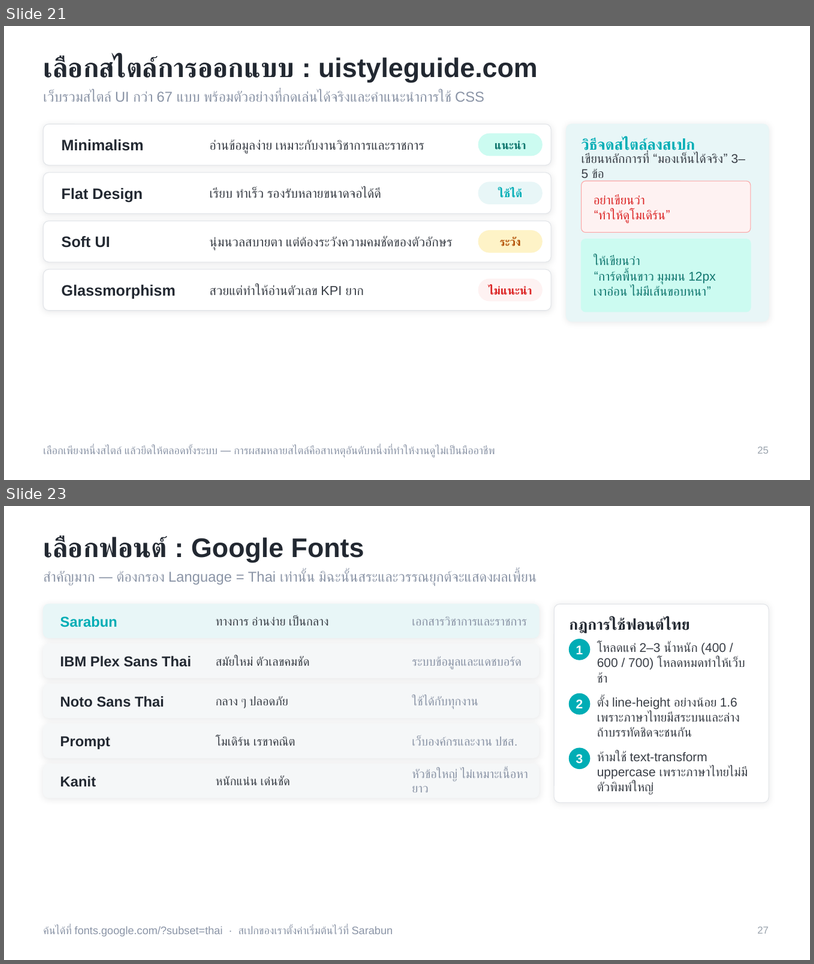
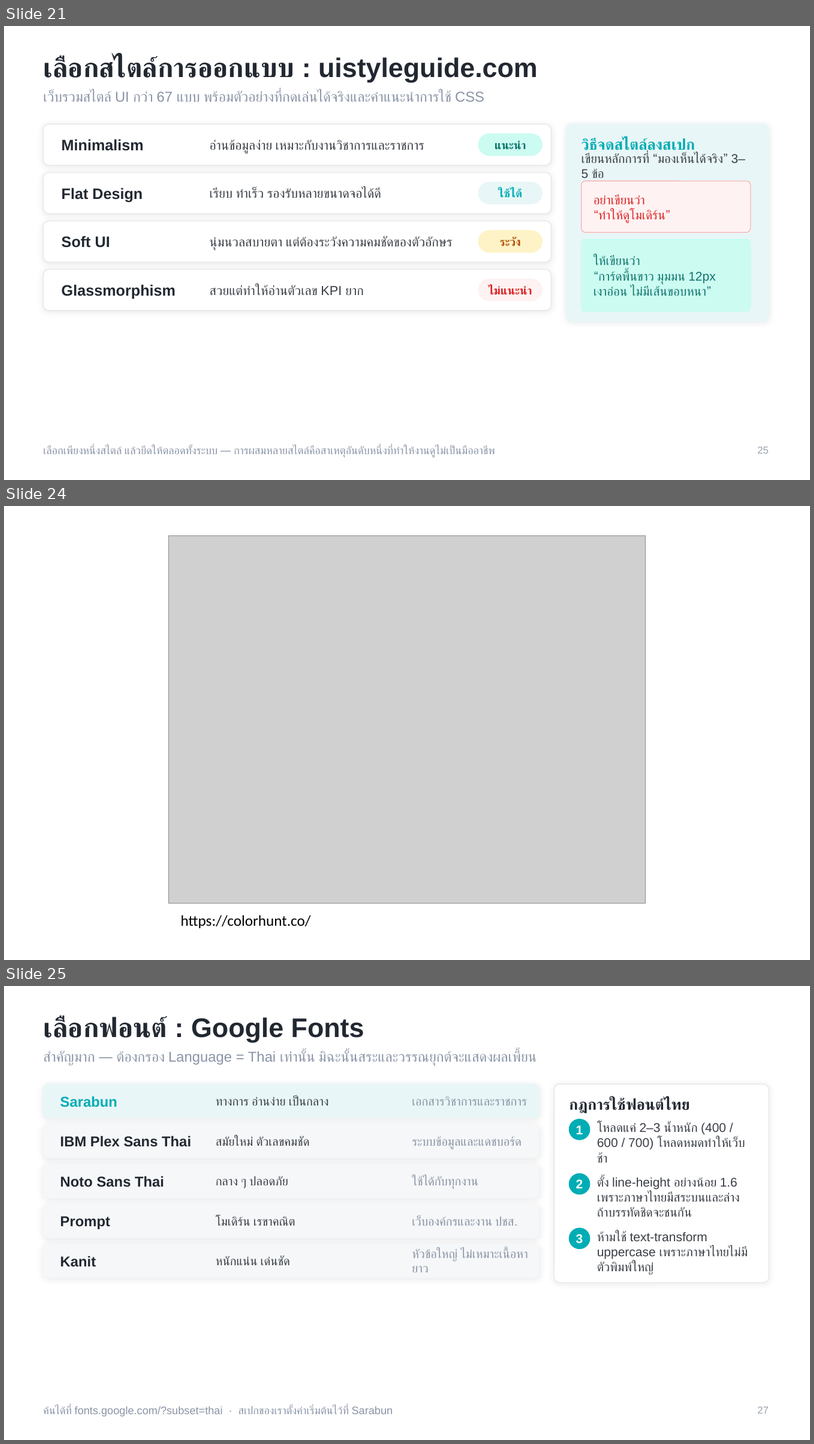
Before and after one commit to dookda/cmu_workshop_antigravity, a slide deck: Funding_Hub_Antigravity_Workshop.pptx. Shown one above the other, each under a label of ours: slides 21 and 23 before the commit, slides 21, 24 and 25 after it; the slides between them are not shown. The pictures are 814x964 and 814x1444 pixels, drawn with LibreOffice and Linux fonts; fonts in the diff are those of the drawing; grey boxes stand for pictures. Boxes give left, top, right and bottom in pixels: in the first picture for what was removed or moved away, otherwise in the second. Text is boxed around its words. In the diff, an @@ line names an element or a change of style, - is before the commit and + after.

```diff
--- a/Funding_Hub_Antigravity_Workshop.pptx
+++ b/Funding_Hub_Antigravity_Workshop.pptx
@@ slide 24 added at (4,506,810,960), background #FFFFFF @@
@@ picture added at (168,535,645,903) @@
@@ text added at (181,915,311,928), 18 pt, text #000000 @@
+https://colorhunt.co/
@@ what was slide 23 is now slide 25 @@
```
Also in this commit, not shown: 6 slides changed, 4 other slides added, 1 slide removed, 2 other files.
